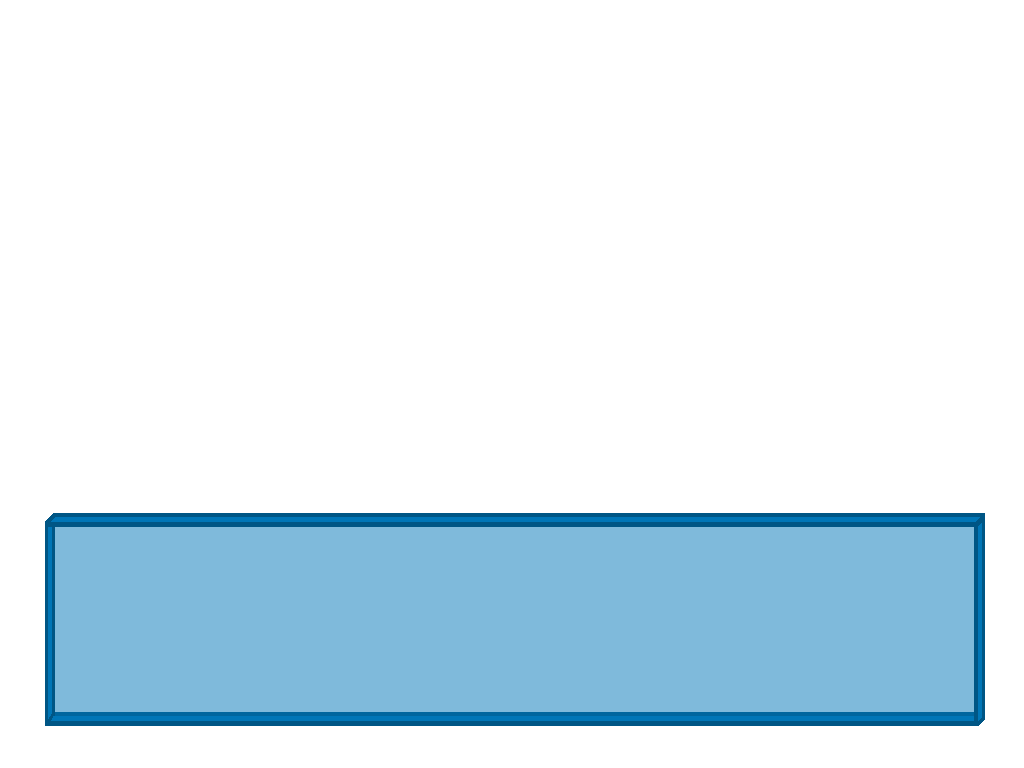
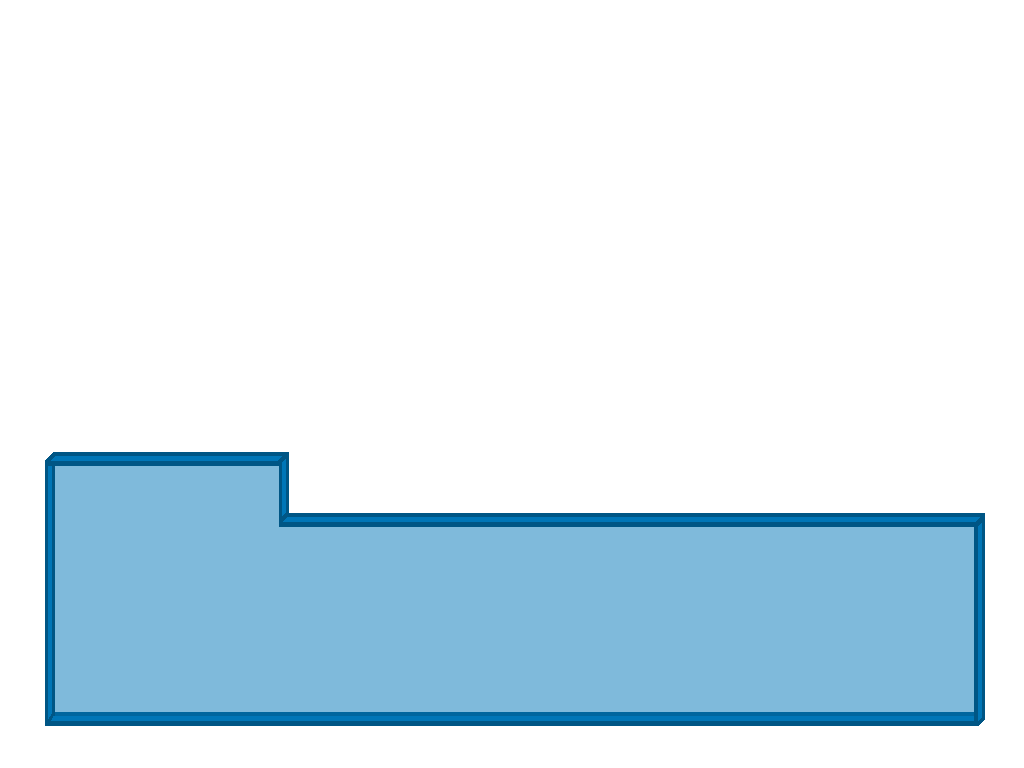
Layered file, before and after one edit (1024x768). Changes by layer:
painted on "ui box" over (45, 452, 289, 527)
